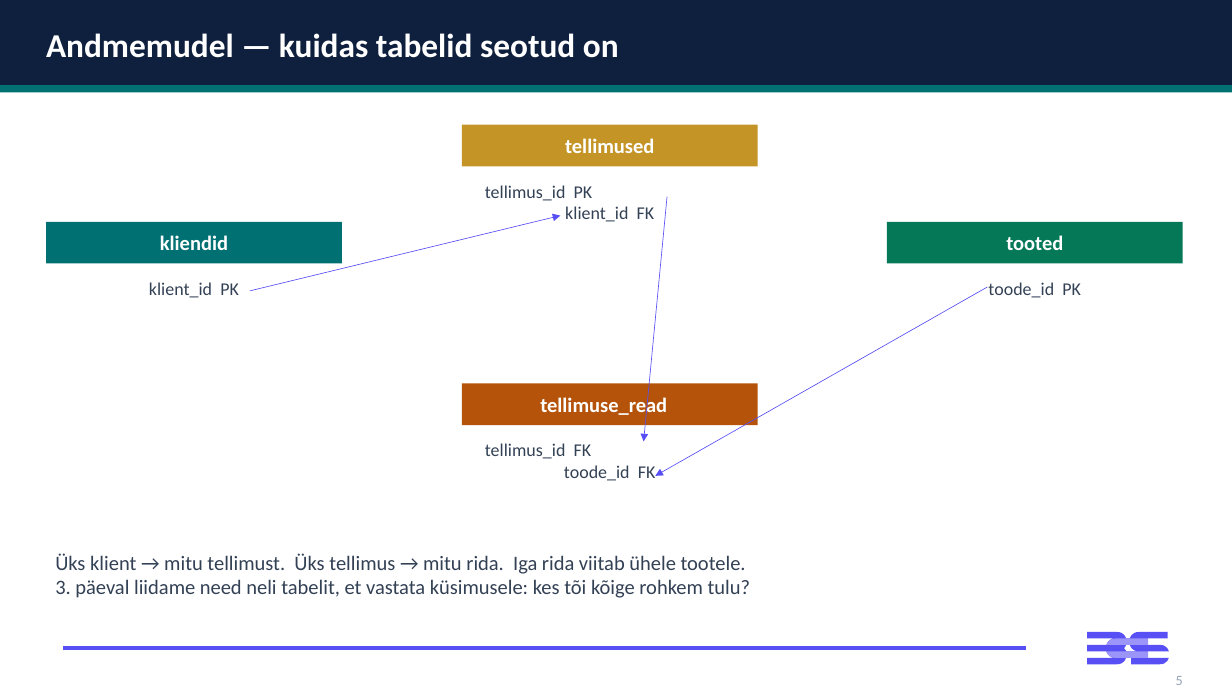
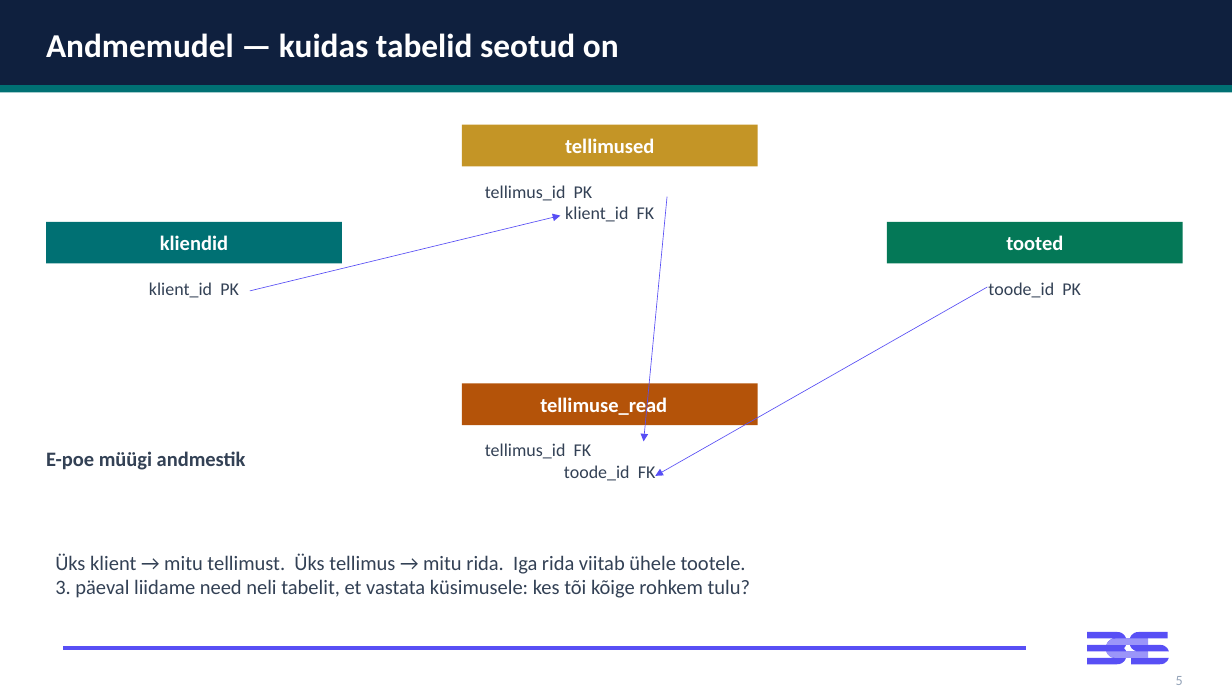
Before and after one commit to emilieabel/andmetarkus, a slide deck: slide 18 of Materjalid/Day6 SQL/6-paev-andmetarkus-esitlus.pptx (slide 20 before the commit). Drawn at 1232x693 pixels with LibreOffice and Linux fonts; fonts in the diff are those of the drawing. Boxes give left, top, right and bottom in pixels: in the first picture for what was removed or moved away, otherwise in the second. Text is boxed around its words. In the diff, an @@ line names an element or a change of style, - is before the commit and + after.

```diff
--- a/Materjalid/Day6 SQL/6-paev-andmetarkus-esitlus.pptx
+++ b/Materjalid/Day6 SQL/6-paev-andmetarkus-esitlus.pptx
@@ text added at [46,451,246,470], 16 pt, text #334155, bold @@
+E-poe müügi andmestik
```
Also in this commit, not shown: 1 other slide changed, 1 other file.
